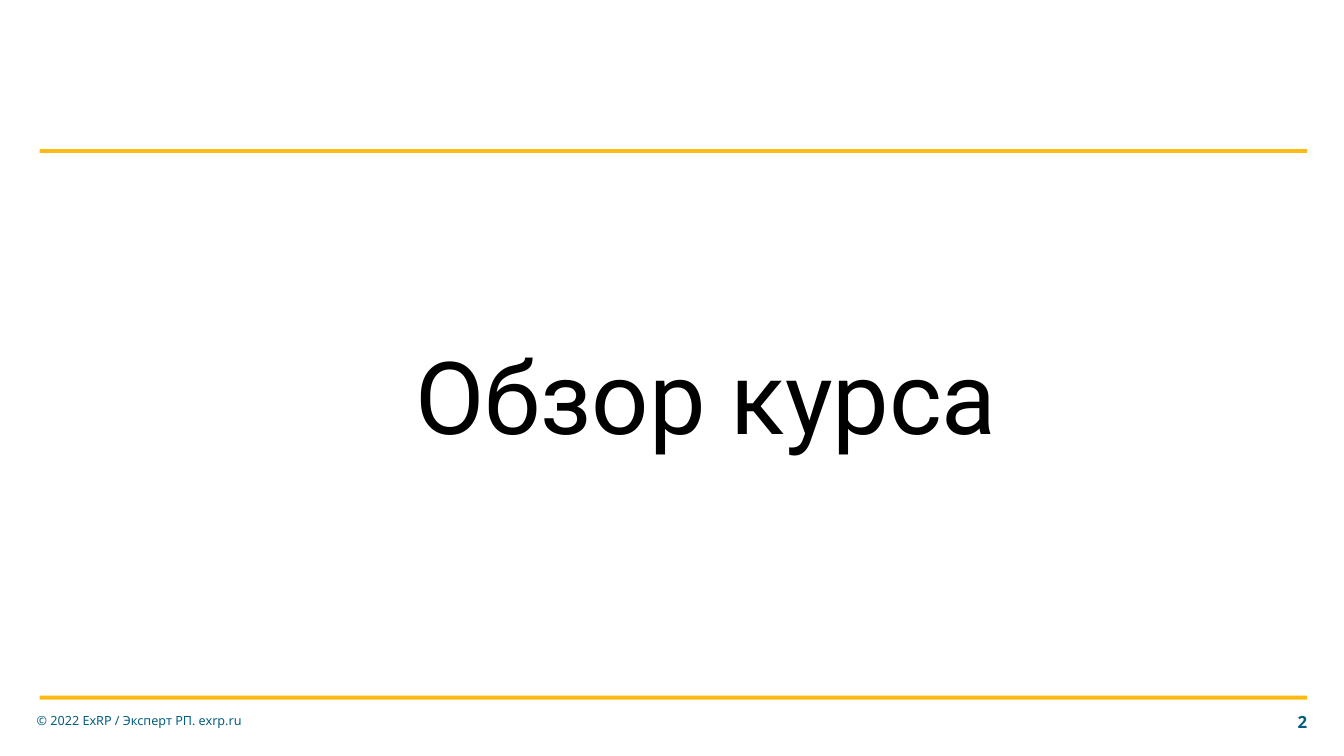
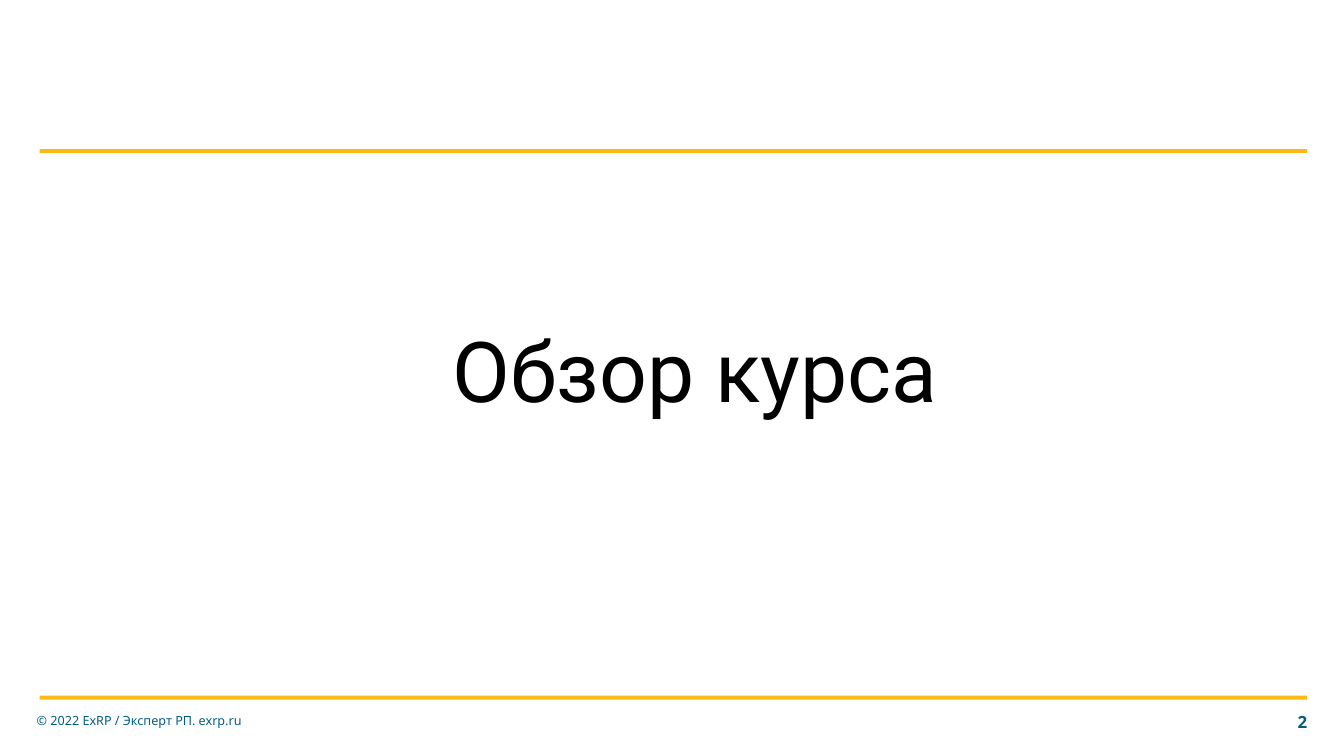
Before and after one commit to Buran1988/rusap, a slide deck: slide 2 of Введение в ABAP/Презентации/ABAP_prog_intro.pptx. Drawn at 1344x756 pixels with LibreOffice and Linux fonts; fonts in the diff are those of the drawing; background and template pictures are left out. Boxes give left, top, right and bottom in pixels: in the first picture for what was removed or moved away, otherwise in the second. Text is boxed around its words. In the diff, an @@ line names an element or a change of style, - is before the commit and + after.

```diff
--- a/Введение в ABAP/Презентации/ABAP_prog_intro.pptx
+++ b/Введение в ABAP/Презентации/ABAP_prog_intro.pptx
@@ title "Обзор курса": place and size @@
-title "Обзор курса" at [415, 357, 997, 456]
+title "Обзор курса" at [452, 338, 937, 420]
@@ title "Обзор курса" at [452, 338, 937, 420]: size 72 to 60 pt @@
```
Also in this commit, not shown: 1 other slide changed, 1 other file.
